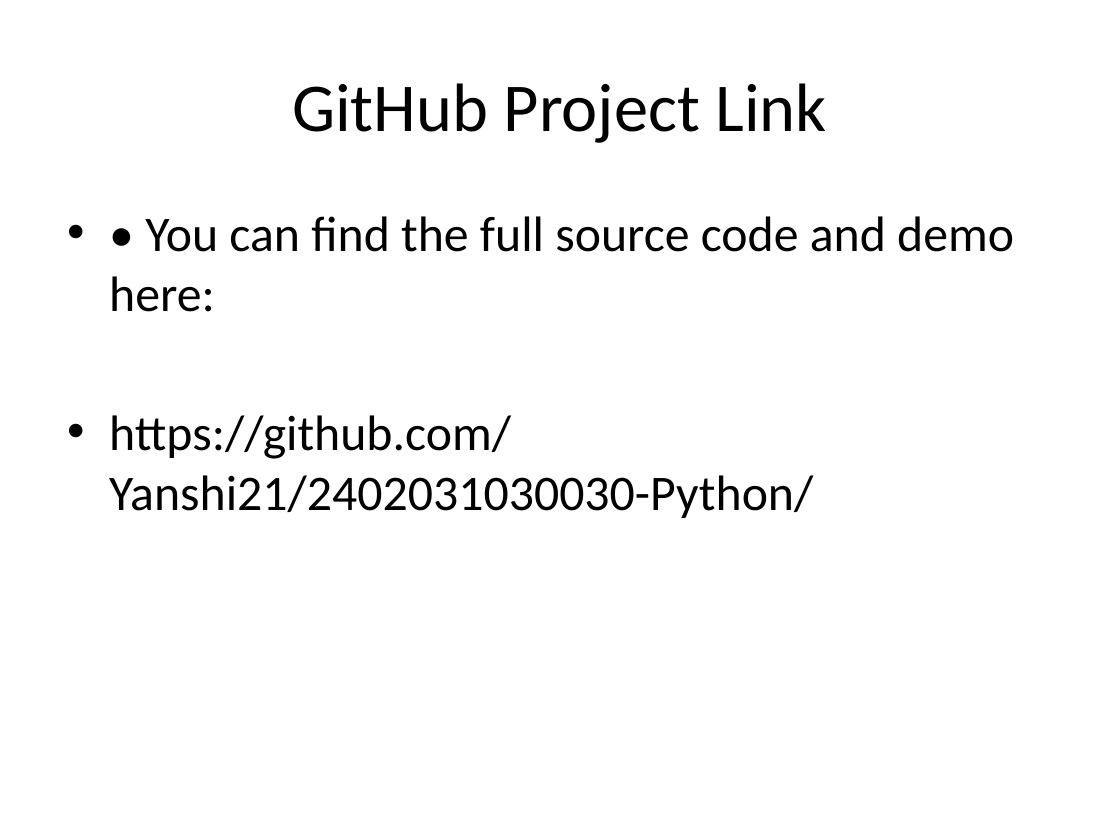
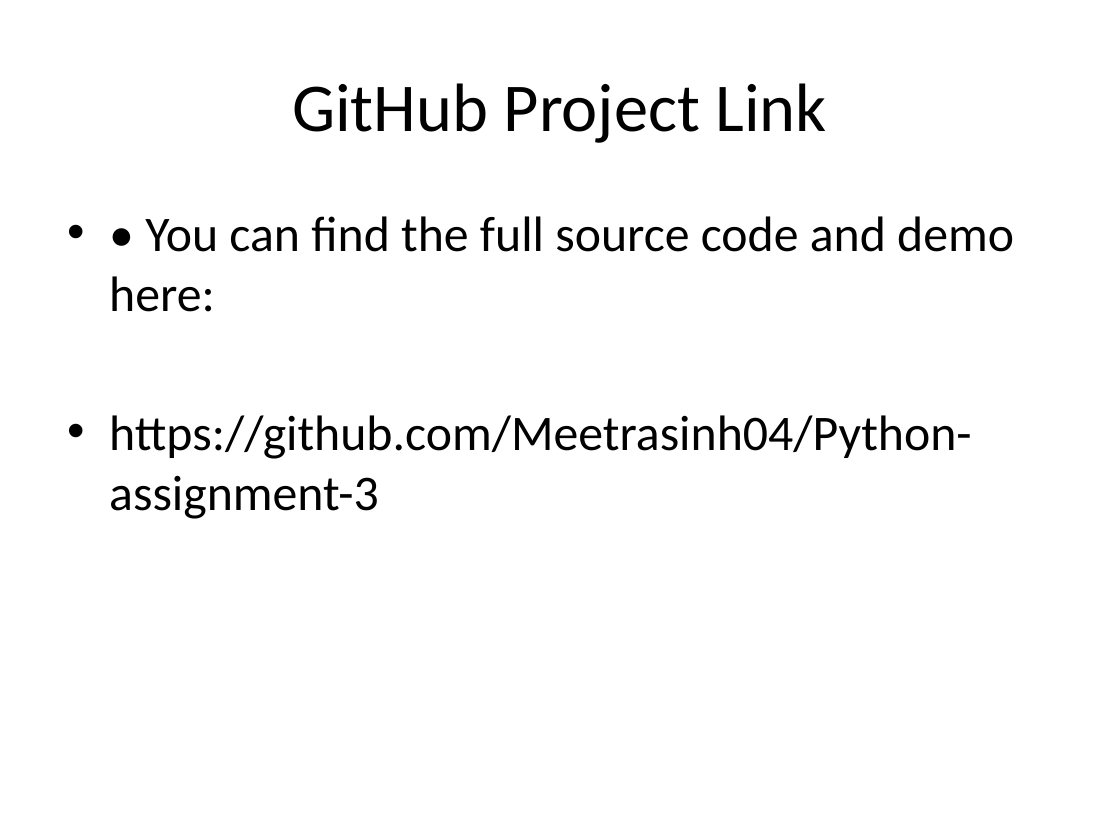
Before and after one commit to Meetrasinh04/Python-assignment-3, a slide deck: slide 11 of Advanced_Libraries_in_Python_Presentation.pptx. Drawn at 1120x840 pixels with LibreOffice and Linux fonts; fonts in the diff are those of the drawing. Boxes give left, top, right and bottom in pixels: in the first picture for what was removed or moved away, otherwise in the second. Text is boxed around its words. In the diff, an @@ line names an element or a change of style, - is before the commit and + after.

```diff
--- a/Advanced_Libraries_in_Python_Presentation.pptx
+++ b/Advanced_Libraries_in_Python_Presentation.pptx
@@ text at (x1=109, y1=415, x2=971, y2=519): text changed @@
-• https://github.com/Yanshi21/2402031030030-Python/
+• https://github.com/Meetrasinh04/Python-assignment-3
```
